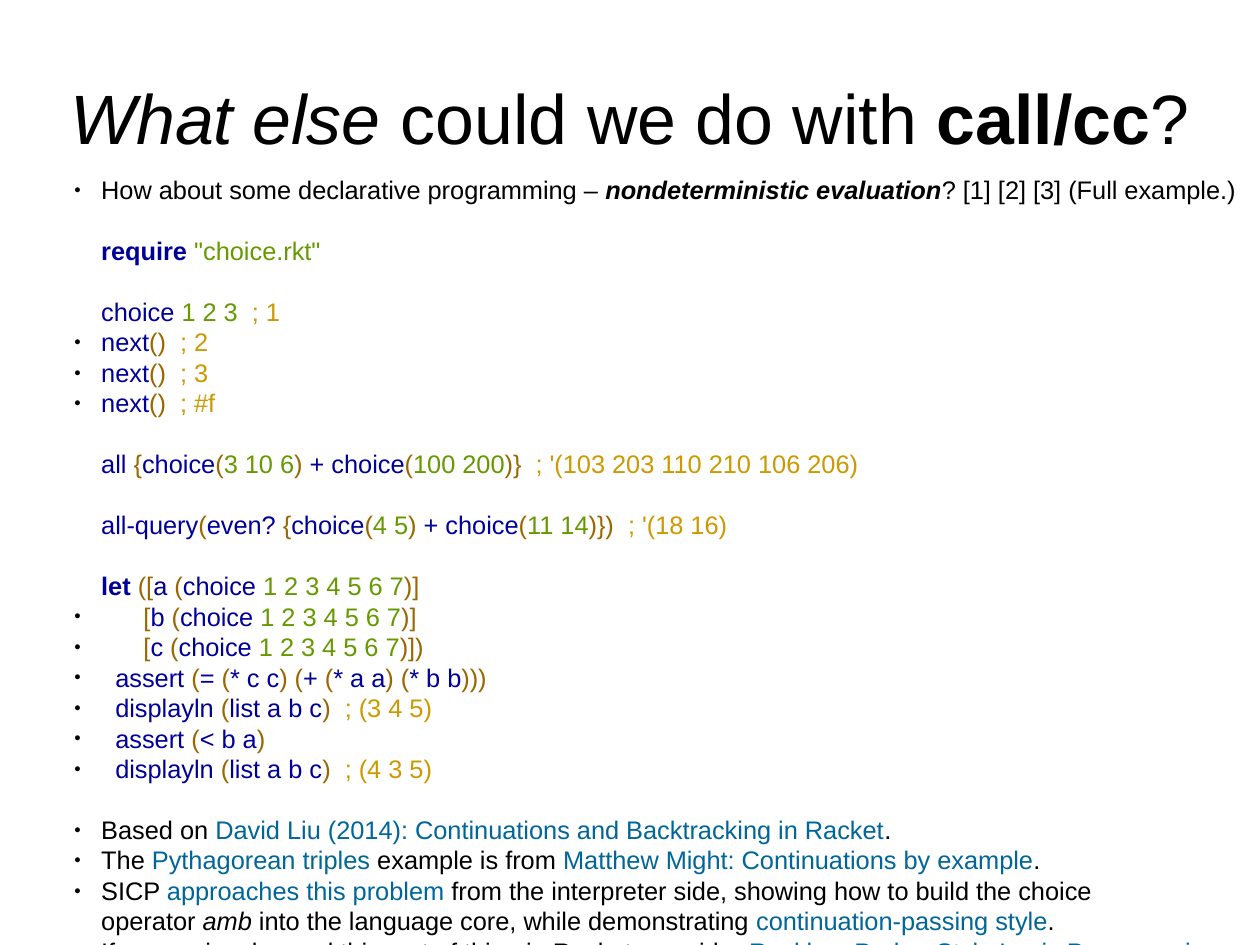
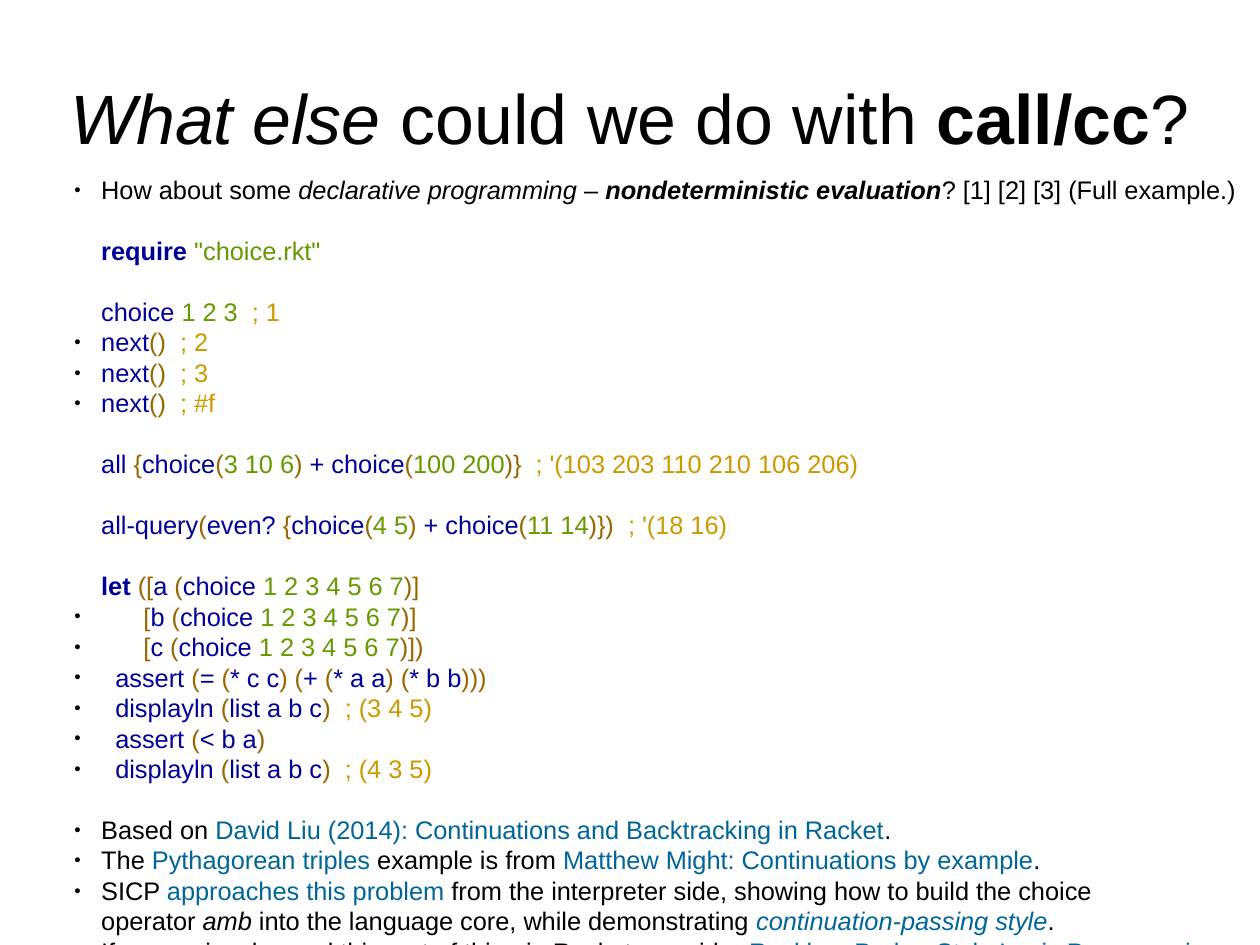
Before and after one commit to Technologicat/python-3-scicomp-intro, a slide deck: slide 28 of lecture_slides/src/lectures_10_and_11/lectures_tut_2018_11.odp. Drawn at 1260x945 pixels with LibreOffice and Linux fonts; fonts in the diff are those of the drawing. Boxes give left, top, right and bottom in pixels: in the first picture for what was removed or moved away, otherwise in the second. Text is boxed around its words. In the diff, an @@ line names an element or a change of style, - is before the commit and + after.

```diff
--- a/lecture_slides/src/lectures_10_and_11/lectures_tut_2018_11.odp
+++ b/lecture_slides/src/lectures_10_and_11/lectures_tut_2018_11.odp
@@ text at [101,180,1235,936]: italic on in "declarative programming", "continuation-passing style." @@
```
Also in this commit, not shown: 1 other slide changed, 2 other files.
